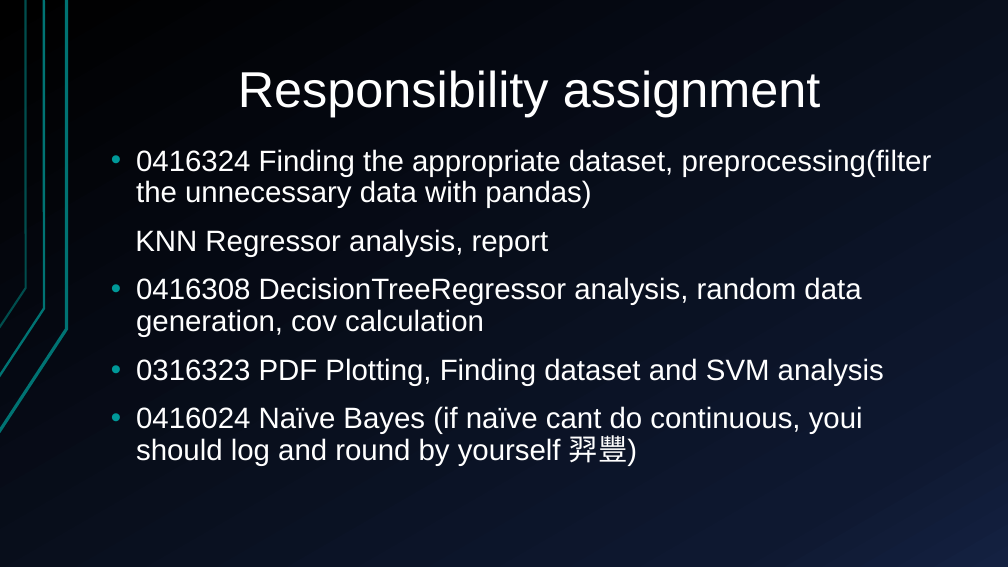
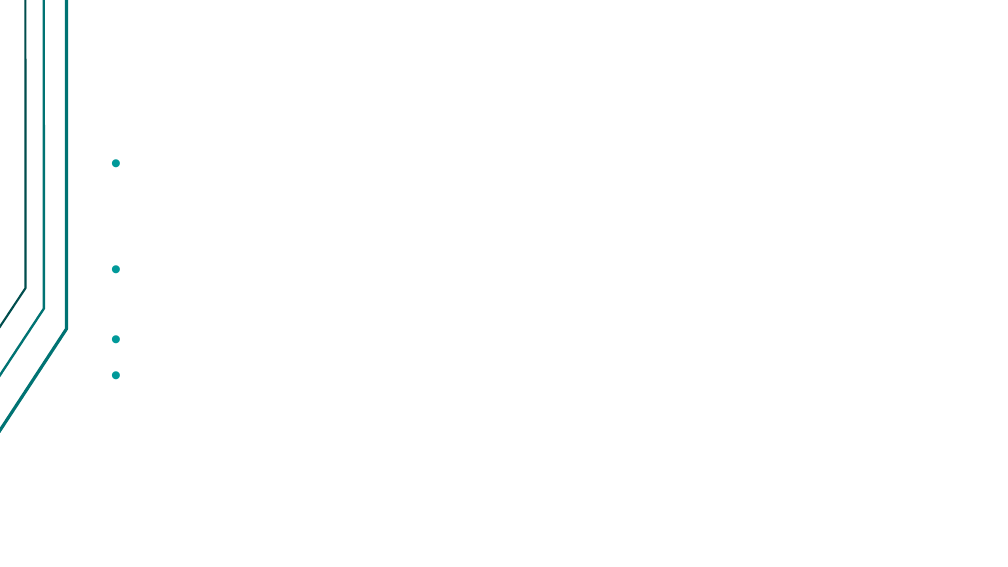
Before and after one commit to Alfons0329/Machine_Learning_Fall_2017, a slide deck: slide 2 of Final_proj/Presentation.pptx. Drawn at 1008x567 pixels with LibreOffice and Linux fonts; fonts in the diff are those of the drawing. Boxes give left, top, right and bottom in pixels: in the first picture for what was removed or moved away, otherwise in the second. Text is boxed around its words. In the diff, an @@ line names an element or a change of style, - is before the commit and + after.

Commit message:
Update the pptx and remove old-style random testdata generator

```diff
--- a/Final_proj/Presentation.pptx
+++ b/Final_proj/Presentation.pptx
@@ background gradient #000000 to #0F1931 to #142242 to #FFFFFF @@
@@ freeform shape at [0, 0, 67, 432]: outline redrawn @@
@@ freeform shape at [0, 0, 44, 377]: outline #007373 2.25 pt to #007373 2.24 pt @@
@@ freeform shape at [0, 0, 26, 328]: outline #007373 2 pt to #004D4D 2 pt @@
@@ title removed at [238, 70, 821, 117] @@
-Responsibility assignment
@@ text removed at [135, 149, 932, 466] @@
-• 0416324 Finding the appropriate dataset, preprocessing(filter the unnecessary data with pandas)
-KNN Regressor analysis, report
-• 0416308 DecisionTreeRegressor analysis, random data generation, cov calculation
-• 0316323 PDF Plotting, Finding dataset and SVM analysis
-• 0416024 Naïve Bayes (if naïve cant do continuous, youi should log and round by yourself 羿豐)
```
Also in this commit, not shown: 11 other slides changed, 1 other file.
